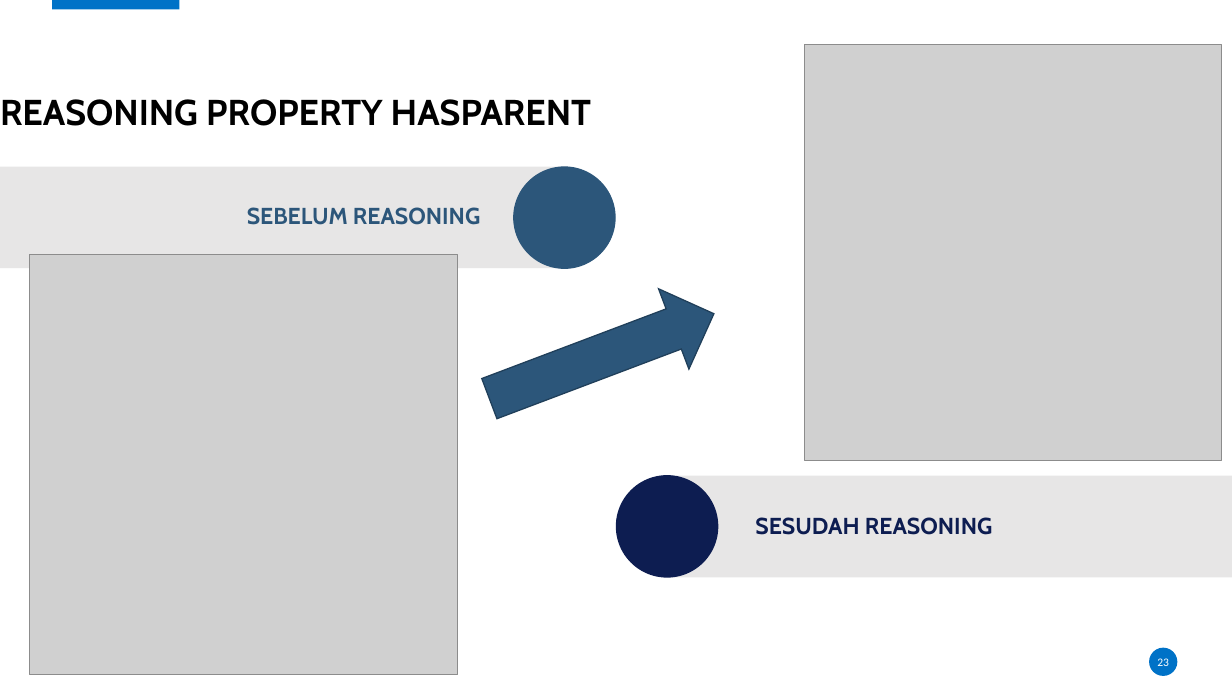
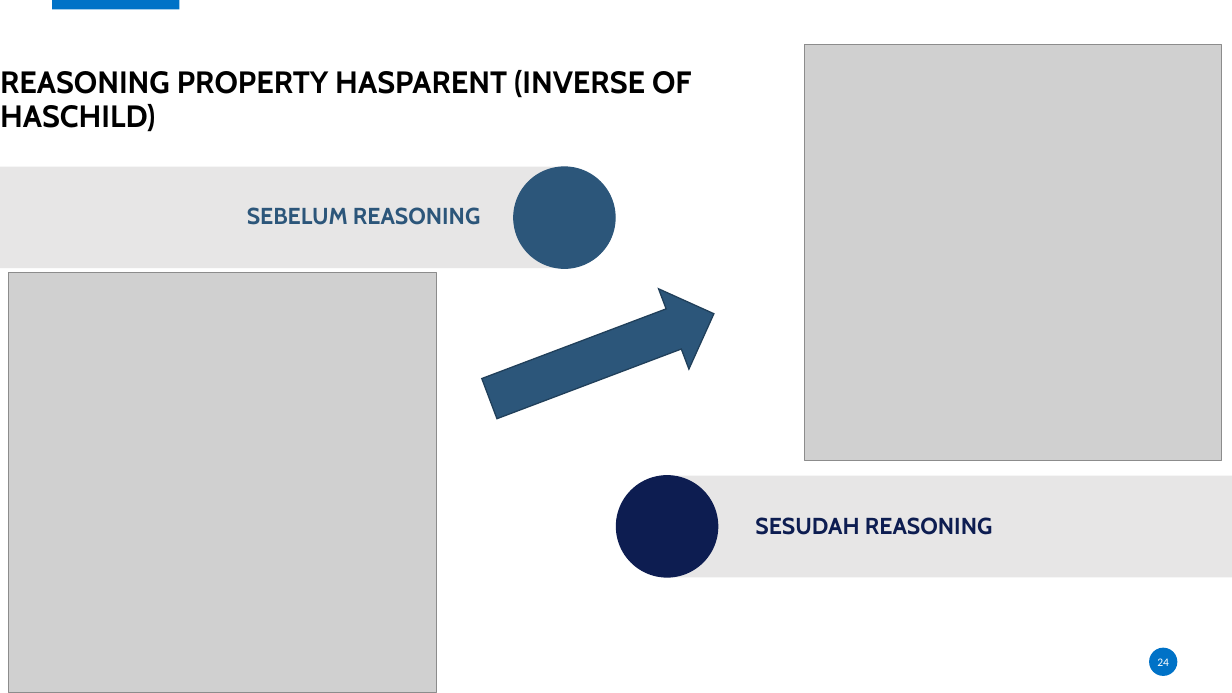
Before and after one commit to karyoutomoo/The-Tree-of-Heroes, a slide deck: slide 24 of 05111540000007-Faiq-Presentasi.pptx (slide 23 before the commit). Drawn at 1232x693 pixels with LibreOffice and Linux fonts; fonts in the diff are those of the drawing; grey boxes stand for pictures; background and template pictures are left out. Boxes give left, top, right and bottom in pixels: in the first picture for what was removed or moved away, otherwise in the second. Text is boxed around its words. In the diff, an @@ line names an element or a change of style, - is before the commit and + after.

```diff
--- a/05111540000007-Faiq-Presentasi.pptx
+++ b/05111540000007-Faiq-Presentasi.pptx
@@ title at (0,70,692,132): text changed; size 28 to 24 pt @@
-REASONING PROPERTY HASPARENT
+REASONING PROPERTY HASPARENT (INVERSE OF HASCHILD)
@@ picture: place and size @@
-picture at (30,254,457,675)
+picture at (8,273,436,693)
@@ page number at (1157,658,1169,666): text changed @@
-23
+24
```
Also in this commit, not shown: 12 other slides changed, 4 slides added, 2 other files.
